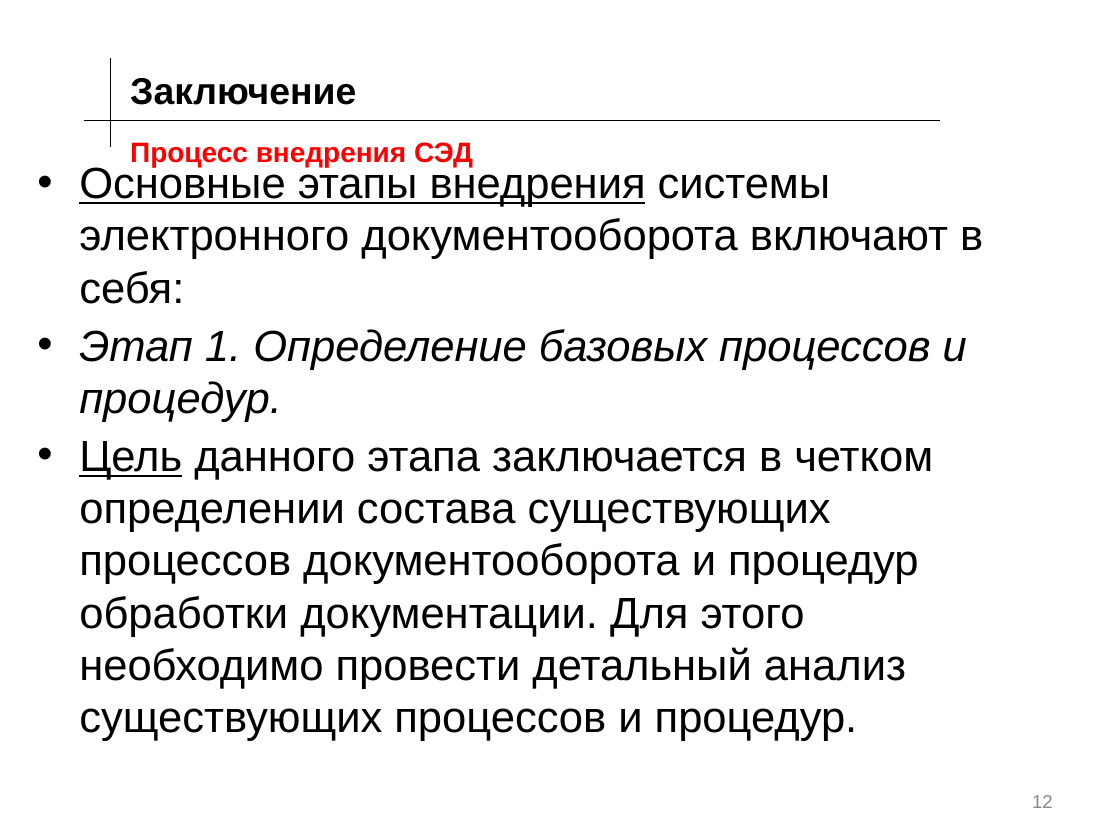
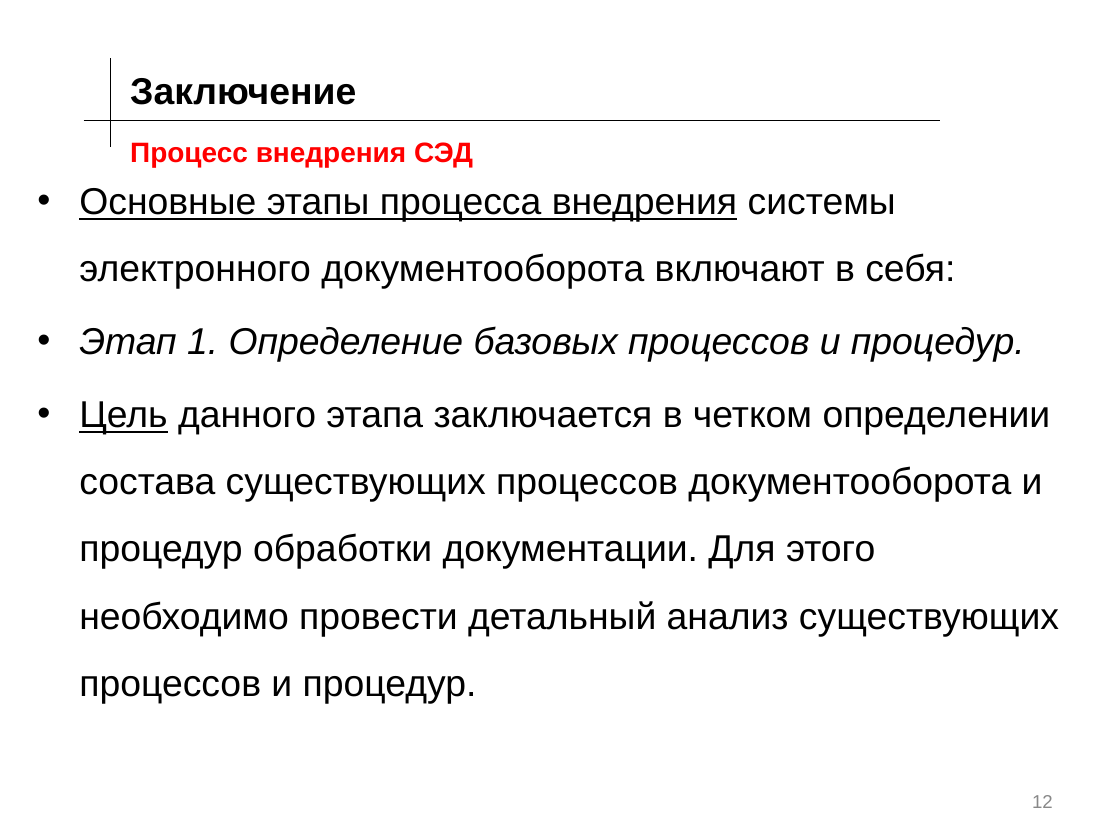
Before and after one commit to KnopaEl/Project, a slide deck: slide 12 of ПД(171-341).pptx. Drawn at 1120x840 pixels with LibreOffice and Linux fonts; fonts in the diff are those of the drawing; background and template pictures are left out. Boxes give left, top, right and bottom in pixels: in the first picture for what was removed or moved away, otherwise in the second. Text is boxed around its words. In the diff, an @@ line names an element or a change of style, - is before the commit and + after.

```diff
--- a/ПД(171-341).pptx
+++ b/ПД(171-341).pptx
@@ text at (79,188,955,289): text changed; size 28 to 24 pt @@
-• Основные этапы внедрения системы электронного документооборота включают в себя:
+• Основные этапы процесса внедрения системы электронного документооборота включают в себя:
@@ text at (79,326,1059,704): size 28 to 24 pt in "Этап 1. Определение базовых процессов и процедур.", "Цель данного этапа заключается в четком определении ..."; line spacing 1 to 1.5 @@
```
Also in this commit, not shown: 16 other slides changed, 2 slides removed.
